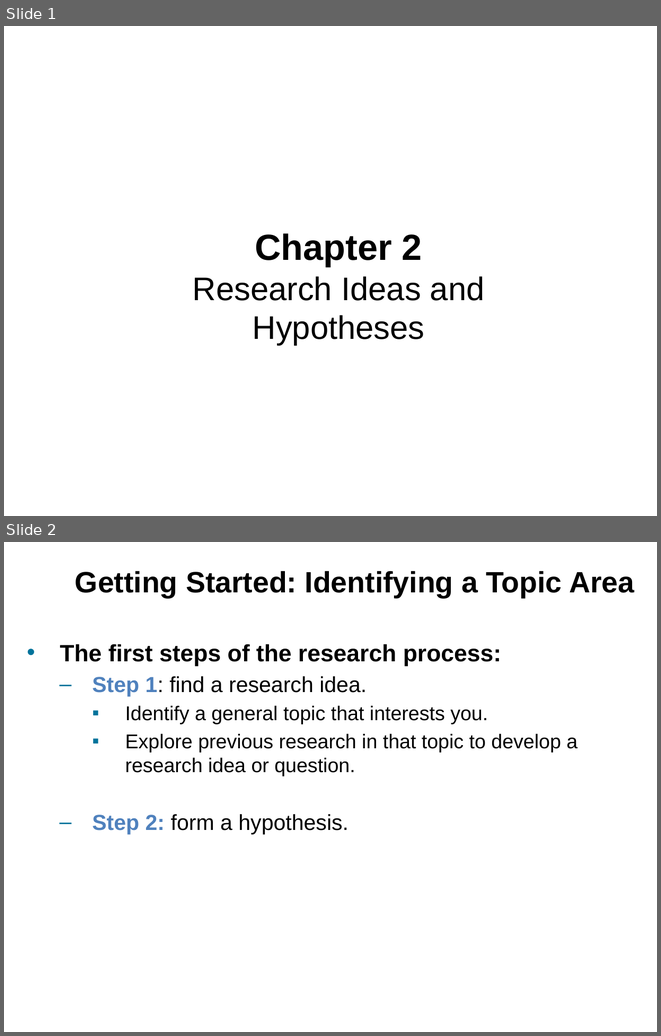
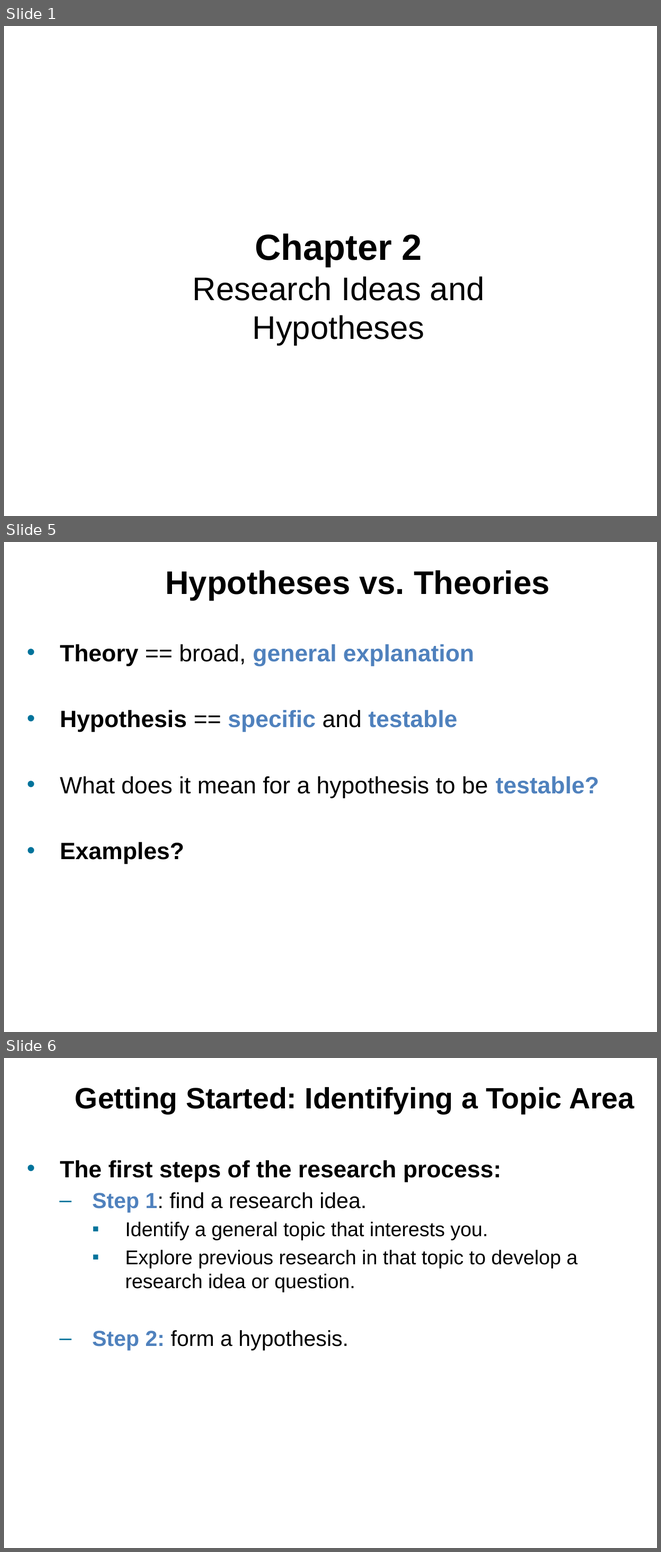
Before and after one commit to npm27/Teaching-Materials, a slide deck: Research Methods/Slides/Chapter 2.pptx. Shown one above the other, each under a label of ours: slides 1 and 2 before the commit, slides 1, 5 and 6 after it; the slides between them are not shown. The pictures are 661x1036 and 661x1552 pixels, drawn with LibreOffice and Linux fonts; fonts in the diff are those of the drawing. Boxes give left, top, right and bottom in pixels: in the first picture for what was removed or moved away, otherwise in the second. Text is boxed around its words. In the diff, an @@ line names an element or a change of style, - is before the commit and + after.

```diff
--- a/Research Methods/Slides/Chapter 2.pptx
+++ b/Research Methods/Slides/Chapter 2.pptx
@@ slide 5 added at [4,542,657,1032], background #FFFFFF @@
@@ title added at [165,570,550,600], 36 pt, text #000000, bold @@
+2.1 Hypotheses vs. Theories
@@ text added at [60,644,599,864], 26 pt, text #000000, bold @@
+• Theory == broad, general explanation
+• Hypothesis == specific and testable
+• What does it mean for a hypothesis to be testable?
+• Examples?
@@ what was slide 2 is now slide 6 @@
```
Also in this commit, not shown: 1 slide changed, 3 other slides added, 5 other files.
